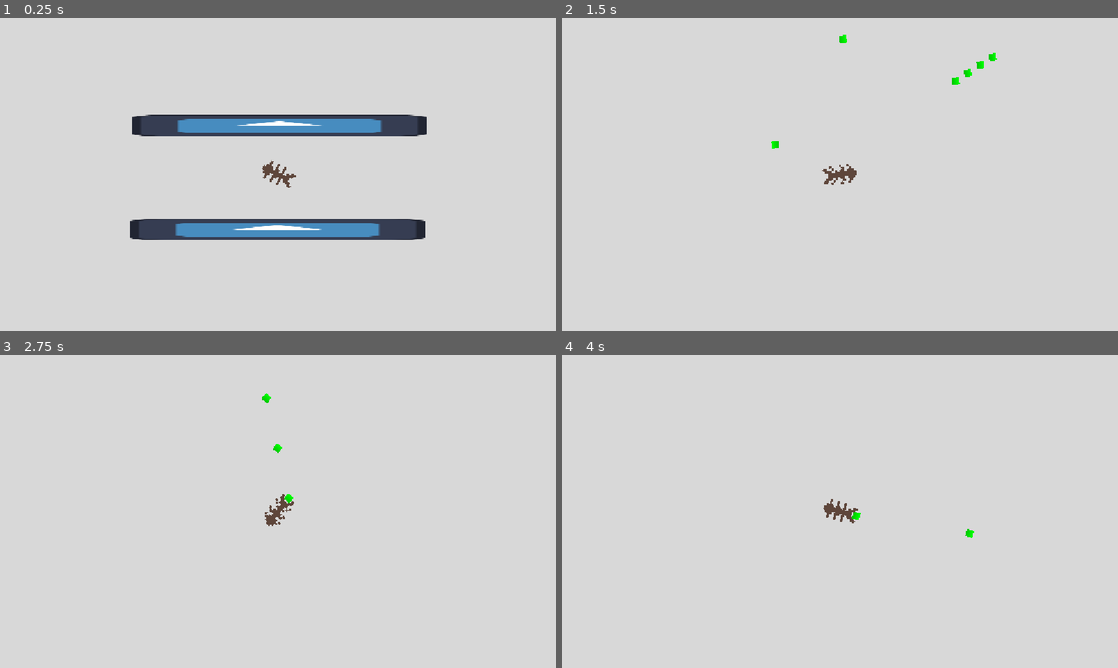
Above: before the commit, frames 1-4 (two rows, left to right).
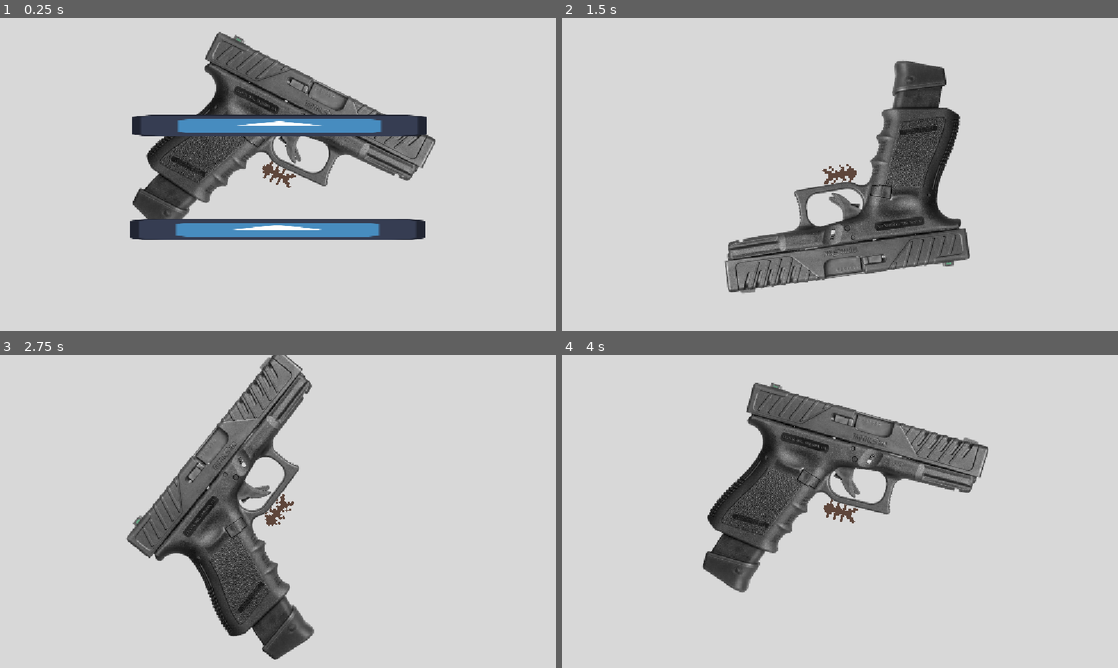
Above: after the commit, the same moments.

Repository: XBotDoesStuff/DTAS-1.5
Game: Godot game, scene res://Levels/testing-floor.tscn
The game is run twice, just before and just after one commit, with the same random seed, the same clock (stepped at 60 frames per second) and the same inputs. The engine's default icon, where the game draws it, is replaced by a stand-in: a white triangle on a blue panel in a dark square.
Inputs (mouse positions are in pixels of both pictures, inside the frame that each line leads up to):
- Up to frame 1 (0.25 s): no input
- Up to frame 2 (1.5 s): tap Enter at 0.5 s; move the mouse to (962, 158) at 0.52 s; press the mouse at (962, 158) at 0.53 s; hold D (move_right) 0.53-1.28 s; tap Space (dash) at 0.6 s; move the mouse to (728, 190) at 1.27 s; release the mouse at (728, 190) at 1.28 s; hold S (move_down) from 1.28 s (still down); click (728, 190) at 1.35 s
- Up to frame 3 (2.75 s): tap Space (dash) at 1.55, 2, 2.1 s; move the mouse to (333, 442) at 2.02 s; release S (move_down) at 2.03 s; press the mouse at (333, 442) at 2.03 s; hold D (move_right) from 2.03 s (still down)
- Up to frame 4 (4 s): tap Enter at 2.75 s; move the mouse to (812, 574) at 2.77 s; release D (move_right) at 2.78 s; release the mouse at (812, 574) at 2.78 s; hold W (move_up) 2.78-3.53 s; click (812, 574) at 2.85 s; tap Space (dash) at 3.05, 3.6 s; move the mouse to (1006, 558) at 3.52 s; press the mouse at (1006, 558) at 3.53 s; hold A (move_left) from 3.53 s (still down)

The runs differ from the first frame. In frame 1, 11% of the frame differs, in the area x 23-79%, y 4-65%; in frame 2, 14%, in the area x 29-79%, y 5-88%; in frame 3, 14%; in frame 4, 14%.

Commit message:
Started weapons system using resources
Still need to implement @tool to make editing the resources easier and the gun does not yet fire

Diff:
--- a/Levels/testing-floor.tscn
+++ b/Levels/testing-floor.tscn
@@ -1,8 +1,7 @@
-[gd_scene load_steps=5 format=3 uid="uid://pp6hsabsp20n"]
+[gd_scene load_steps=4 format=3 uid="uid://pp6hsabsp20n"]
 
 [ext_resource type="PackedScene" uid="uid://yd4kiqyhmuvt" path="res://Scenes/Player/Player.tscn" id="1_euc4a"]
 [ext_resource type="Texture2D" uid="uid://b3t031con5vbs" path="res://icon.svg" id="2_bjukw"]
-[ext_resource type="PackedScene" uid="uid://dmnbhkyedbr8s" path="res://Scenes/Projectiles/Player HVBP.tscn" id="3_xu3v5"]
 
 [sub_resource type="RectangleShape2D" id="RectangleShape2D_xu3v5"]
 size = Vector2(128.8004, 128)
@@ -35,11 +34,3 @@
 
 [node name="Sprite2D" type="Sprite2D" parent="Wall2"]
 texture = ExtResource("2_bjukw")
-
-[node name="PlayerHvbp" parent="." instance=ExtResource("3_xu3v5")]
-position = Vector2(666, 201)
-rotation = 1.097812
-
-[node name="PlayerHvbp2" parent="." instance=ExtResource("3_xu3v5")]
-position = Vector2(591, 428)
-rotation = -1.7261306
--- /dev/null
+++ b/Resources/WeaponStats/Glock18.tres
@@ -0,0 +1,25 @@
+[gd_resource type="Resource" script_class="WeaponStats" load_steps=4 format=3 uid="uid://5grpepesfu4i"]
+
+[ext_resource type="Script" uid="uid://4hexwyotsioq" path="res://Scripts/weaponStats.gd" id="1_ol4di"]
+[ext_resource type="Texture2D" uid="uid://daowwkard5kje" path="res://Sprites/Weapons/glock18.png" id="2_jr1fp"]
+
+[sub_resource type="SpriteFrames" id="SpriteFrames_5b51p"]
+animations = [{
+"frames": [{
+"duration": 1.0,
+"texture": ExtResource("2_jr1fp")
+}],
+"loop": true,
+"name": &"default",
+"speed": 5.0
+}]
+
+[resource]
+script = ExtResource("1_ol4di")
+sprite = SubResource("SpriteFrames_5b51p")
+proj_count = 1
+proj_force = 1.0
+proj_range = 1000.0
+damage = 10.0
+fire_rate = 0.05
+metadata/_custom_type_script = "uid://4hexwyotsioq"
--- a/Scenes/Player/Player.tscn
+++ b/Scenes/Player/Player.tscn
@@ -1,10 +1,11 @@
-[gd_scene load_steps=8 format=3 uid="uid://yd4kiqyhmuvt"]
+[gd_scene load_steps=10 format=3 uid="uid://yd4kiqyhmuvt"]
 
 [ext_resource type="Texture2D" uid="uid://b1ma70blcw5y1" path="res://Scenes/Player/Sprites/Walking/pixil-layer-2.png" id="1_h54ih"]
 [ext_resource type="Script" uid="uid://cyv1wg80hcgnl" path="res://Scripts/player.gd" id="1_ude3g"]
-[ext_resource type="PackedScene" uid="uid://dmnbhkyedbr8s" path="res://Scenes/Projectiles/Player HVBP.tscn" id="2_jmcll"]
 [ext_resource type="Texture2D" uid="uid://b03oyivfutyrv" path="res://Scenes/Player/Sprites/Walking/pixil-layer-0.png" id="2_ude3g"]
 [ext_resource type="Texture2D" uid="uid://caod4ageyp1s" path="res://Scenes/Player/Sprites/Walking/pixil-layer-1.png" id="3_jmcll"]
+[ext_resource type="Script" uid="uid://uhp58x87mfji" path="res://Scripts/weapon.gd" id="5_jmcll"]
+[ext_resource type="Resource" uid="uid://5grpepesfu4i" path="res://Resources/WeaponStats/Glock18.tres" id="6_4wape"]
 
 [sub_resource type="RectangleShape2D" id="RectangleShape2D_l3ax4"]
 size = Vector2(65, 20)
@@ -29,9 +30,10 @@
 "speed": 5.0
 }]
 
+[sub_resource type="SpriteFrames" id="SpriteFrames_ude3g"]
+
 [node name="Player" type="CharacterBody2D" groups=["player"]]
 script = ExtResource("1_ude3g")
-hvbp_scene = ExtResource("2_jmcll")
 
 [node name="CollisionShape2D" type="CollisionShape2D" parent="."]
 position = Vector2(2.5, 0)
@@ -51,10 +53,11 @@
 [node name="DashTimer" type="Timer" parent="."]
 one_shot = true
 
-[node name="Muzzle" type="Marker2D" parent="."]
-position = Vector2(35, 0)
+[node name="Weapon" type="Node2D" parent="."]
+script = ExtResource("5_jmcll")
+weapon_stats = ExtResource("6_4wape")
 
-[node name="AtkTimer" type="Timer" parent="."]
-one_shot = true
+[node name="AnimatedSprite2D" type="AnimatedSprite2D" parent="Weapon"]
+sprite_frames = SubResource("SpriteFrames_ude3g")
 
 [connection signal="timeout" from="DashTimer" to="." method="_on_dash_timer_timeout"]
--- a/Scenes/Projectiles/Player HVBP.tscn
+++ /dev/null
@@ -1,29 +0,0 @@
-[gd_scene load_steps=5 format=3 uid="uid://dmnbhkyedbr8s"]
-
-[ext_resource type="Script" uid="uid://cegyxtg45iaos" path="res://Scripts/player_hvbp.gd" id="1_y63gp"]
-
-[sub_resource type="RectangleShape2D" id="RectangleShape2D_molib"]
-size = Vector2(15, 15)
-
-[sub_resource type="Gradient" id="Gradient_y63gp"]
-colors = PackedColorArray(0, 0.78431374, 0, 1, 0, 1, 0, 1)
-
-[sub_resource type="GradientTexture2D" id="GradientTexture2D_aa866"]
-gradient = SubResource("Gradient_y63gp")
-width = 15
-height = 15
-
-[node name="PlayerHvbp" type="Area2D" groups=["allyProjectile"]]
-script = ExtResource("1_y63gp")
-
-[node name="CollisionShape2D" type="CollisionShape2D" parent="."]
-shape = SubResource("RectangleShape2D_molib")
-
-[node name="Sprite2D" type="Sprite2D" parent="."]
-texture = SubResource("GradientTexture2D_aa866")
-
-[node name="TtlTimer" type="Timer" parent="."]
-one_shot = true
-
-[connection signal="body_entered" from="." to="." method="_on_body_entered"]
-[connection signal="timeout" from="TtlTimer" to="." method="_on_ttl_timer_timeout"]
--- a/Scripts/player.gd
+++ b/Scripts/player.gd
@@ -16,8 +16,6 @@
 @export var hunger_drain : float
 var max_hunger
 var hunger
-
-@export var hvbp_scene : PackedScene
 
 var screen_size
 var mouse_pos
@@ -51,10 +49,6 @@
 	mouse_pos = get_global_mouse_position()
 	look_at(mouse_pos)
 
-	if not is_dashing:
-		if Input.is_action_pressed("fire"):
-			fire_hvbp()
-
 # Gets the current vector of the player and dashes
 func dash():
 	print("dashing...")
@@ -65,11 +59,3 @@
 
 func _on_dash_timer_timeout() -> void:
 	is_dashing = false
-
-func fire_hvbp():
-	if $AtkTimer.time_left == 0:
-		$AtkTimer.wait_time = atk_cooldown
-		$AtkTimer.start()
-		var hvbp_instance = hvbp_scene.instantiate()
-		owner.add_child(hvbp_instance)
-		hvbp_instance.transform = $Muzzle.global_transform
--- a/Scripts/player_hvbp.gd
+++ /dev/null
@@ -1,19 +0,0 @@
-extends Area2D
-
-@export var bullet_speed = 1000
-@export var time_to_live = 5
-
-# Called every frame. 'delta' is the elapsed time since the previous frame.
-func _ready() -> void:
-	$TtlTimer.wait_time = time_to_live
-	$TtlTimer.start()
-
-func _process(delta: float) -> void:
-	position += transform.x * bullet_speed * delta
-
-func _on_body_entered(body: Node2D) -> void:
-	if not body.is_in_group("player"):
-		queue_free()
-
-func _on_ttl_timer_timeout() -> void:
-	queue_free()
--- /dev/null
+++ b/Scripts/weapon.gd
@@ -0,0 +1,26 @@
+@tool
+extends Node2D
+
+@export var weapon_stats : WeaponStats
+
+# Called when the node enters the scene tree for the first time.
+func _ready() -> void:
+	load_weapon_stats(weapon_stats)
+
+
+# Called every frame. 'delta' is the elapsed time since the previous frame.
+func _process(delta: float) -> void:
+	pass
+
+
+func load_weapon_stats(stats : WeaponStats):
+	var sprite = stats.sprite
+	var sprite_offset = stats.offset
+
+	var proj_count = stats.proj_count
+	var pierce = stats.pierce
+	var fire_rate = stats.fire_rate
+	var proj_force = stats.proj_force
+	var proj_range = stats.proj_range
+
+	$AnimatedSprite2D.sprite_frames = sprite
--- /dev/null
+++ b/Scripts/weaponStats.gd
@@ -0,0 +1,14 @@
+class_name WeaponStats
+extends Resource
+
+@export var sprite : SpriteFrames
+@export var offset : Vector2
+@export var muzzle_offset : Vector2
+
+@export var proj_count : int
+@export var proj_force : float
+@export var proj_range : float
+
+@export var damage : float
+@export var pierce : int
+@export var fire_rate : float
--- a/project.godot
+++ b/project.godot
@@ -18,6 +18,16 @@
 [display]
 
 window/stretch/mode="canvas_items"
+
+[file_customization]
+
+folder_colors={
+"res://Levels/": "red",
+"res://Resources/": "orange",
+"res://Scenes/": "yellow",
+"res://Scripts/": "green",
+"res://Sprites/": "teal"
+}
 
 [global_group]
 
Not shown, removed: Scripts/player_hvbp.gd.uid
Not shown, added: Scripts/weapon.gd.uid
Not shown, added: Scripts/weaponStats.gd.uid
Binary file added: Sprites/Weapons/glock18.png
Not shown, added: Sprites/Weapons/glock18.png.import
